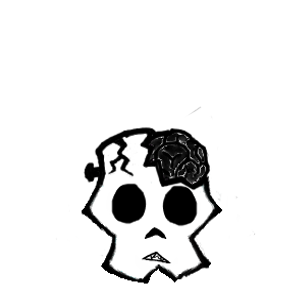
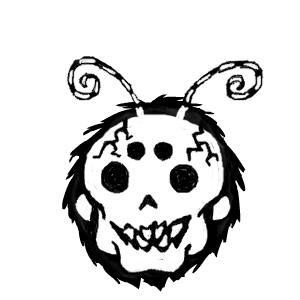
The second 300×300 image is a revision of the first. Changes to its layers:
added layer "Layer" above "headbase-3.png" over [62, 56, 264, 292]
hid "headbase-3.png" over [56, 106, 256, 285]
